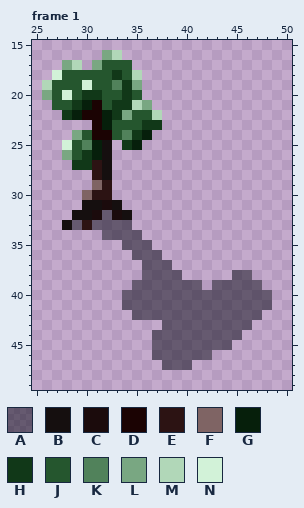
Pixel-art file -- sprites/foliage/trees.aseprite. The first picture shows the starting point.
64x64 pixels, 1 frame. Shown: frame 1: x 25..50, y 15..49. The commit also changed other frames, which this record leaves out.
Visible layers, top first: "Layer 3" opacity 50% soft light, "Layer 1".
Palette (. is transparent): A #090a1480  B #150f0f  C #1b0b0c  D #1b0303  E #2c1313  F #7f6464  G #061f0b  H #113818  J #25562e  K #51825b  L #79a782  M #b1d7b8  N #d2f2d8
Pixels before, frame 1, first column x 26:
16 ......LM...............
17 ..LM.LJJJ..............
18 .NJJJJJHJM.............
19 MJJJNJJKHL.............
20 LJNJHHJJHJ.............
21 .JJHGDJHHML............
22 ..HGDDGHLJJM...........
23 .....DGJJJHH...........
24 ...LJDDJKHG............
25 ..NJKGB.HG.............
26 ..LJHGB................
27 ...HHEB................
28 .....EB................
29 .....FE................
30 ....FEE................
31 ....BBCB...............
32 ...BBCACB..............
33 ..BAEAAAA..............
34 ......AAAA.............
35 ........AAA............
36 .........AAA...........
37 ..........AAA..........
38 ..........AAAA.....AA..
39 .........AAAAAAA.AAAAA.
40 ........AAAAAAAAAAAAAAA
41 ........AAAAAAAAAAAAAAA
42 .........AAAAAAAAAAAAA.
43 ............AAAAAAAAA..
44 ...........AAAAAAAAA...
45 ...........AAAAAAAA....
46 ...........AAAAAA......
47 ............AAA........
The result:
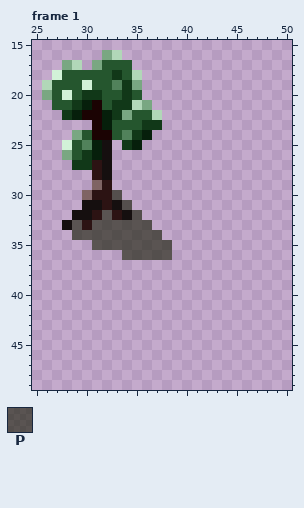
Colours new in this view: P #161e049c
Change:
layer "Layer 3" opacity 50% -> 61%
Frame 1, layer "Layer 3":
Colour C gives way to colour E in row 31 at x 32; in row 32 at x 31 and 33.
The edit adds colour P in row 30 at x 33; in row 31 at x 34; in row 32 at x 35; in row 33 at x 35 to 36; in row 34 at x 29 to 31 and 36 to 37; in row 35 at x 31 to 33 and 37 to 38.
The edit adds colour P in row 36 at x 34 and 38.
Colour A gives way to colour P in row 32 at x 32; in row 33 at x 29 and 31 to 34; in row 34 at x 32 to 35; in row 35 at x 34 to 36; in row 36 at x 35 to 37.
Colour A is gone in row 37 at x 36 to 38; in row 38 at x 36 to 39 and 45 to 46; in row 39 at x 35 to 41 and 43 to 47; in rows 40 to 41 at x 34 to 48; in row 42 at x 35 to 47; in row 43 at x 38 to 46.
Colour A is gone in row 44 at x 37 to 45; in row 45 at x 37 to 44; in row 46 at x 37 to 42; in row 47 at x 38 to 40.
Where, in picture pixels (left, top, right, bottom), the same in both pictures:
changed: (72, 190, 272, 370)
